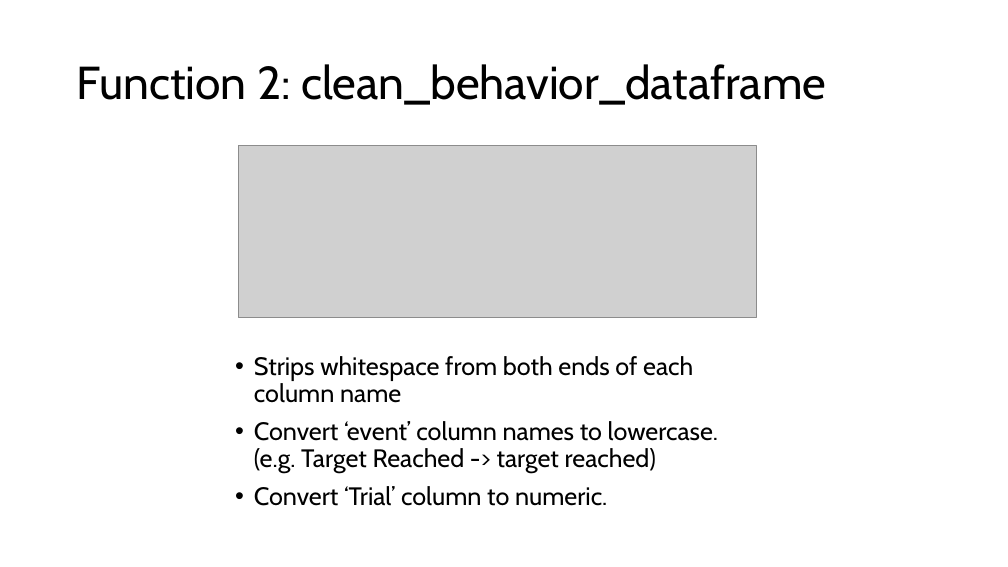
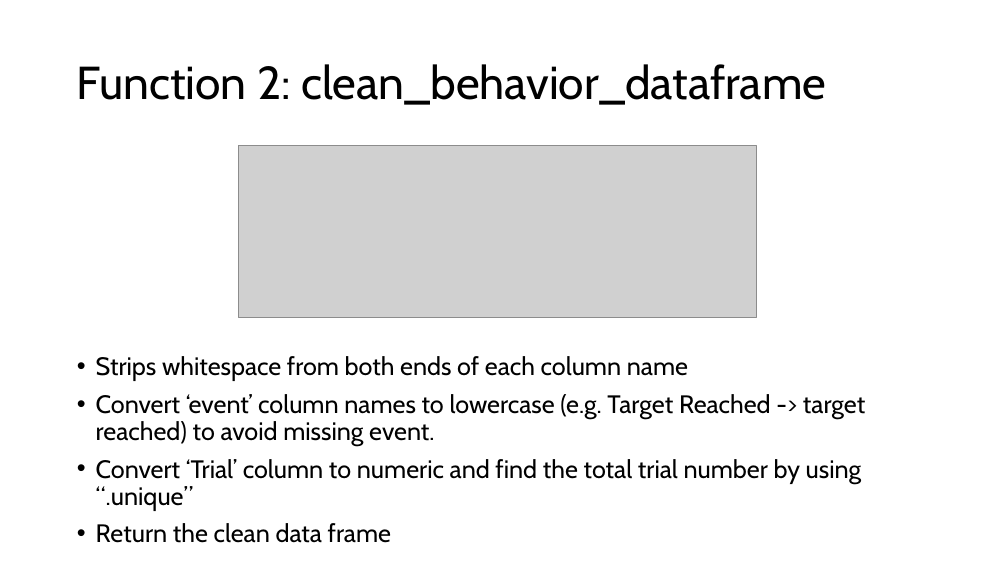
Before and after one commit to ChuehSY/FinalProject_ComSkillNeuro, a slide deck: slide 9 of Final presentation.pptx. Drawn at 1008x567 pixels with LibreOffice and Linux fonts; fonts in the diff are those of the drawing; grey boxes stand for pictures. Boxes give left, top, right and bottom in pixels: in the first picture for what was removed or moved away, otherwise in the second. Text is boxed around its words. In the diff, an @@ line names an element or a change of style, - is before the commit and + after.

```diff
--- a/Final presentation.pptx
+++ b/Final presentation.pptx
@@ text "Strips whitespace from both ends ...": place and size @@
-text "Strips whitespace from both ends ..." at (254, 356, 718, 506)
+text "Strips whitespace from both ends ..." at (96, 356, 865, 543)
@@ text at (96, 394, 865, 543): text changed @@
-• Convert ‘event’ column names to lowercase. (e.g. Target Reached -> target reached)
-• Convert ‘Trial’ column to numeric.
+• Convert ‘event’ column names to lowercase (e.g. Target Reached -> target reached) to avoid missing event.
+• Convert ‘Trial’ column to numeric and find the total trial number by using “.unique”
+• Return the clean data frame
```
Also in this commit, not shown: 9 other slides changed, 1 slide added, 1 other file.
